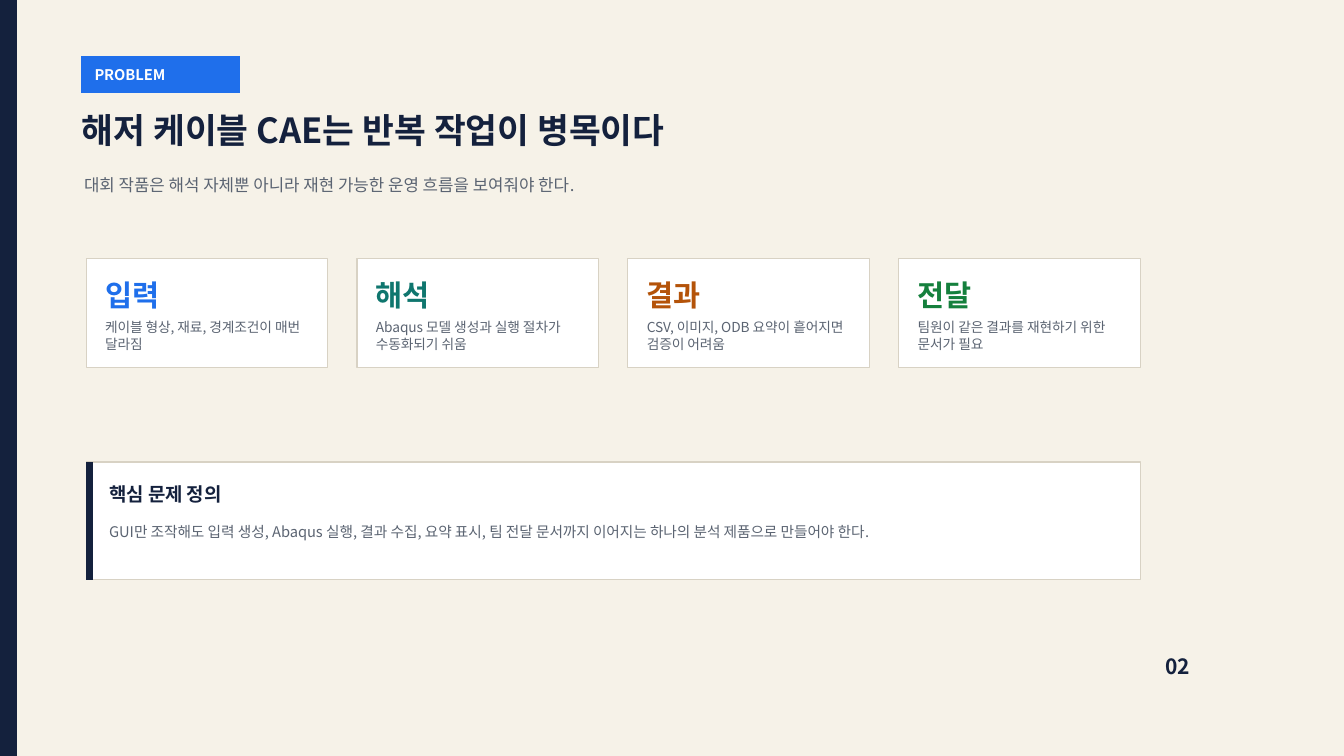
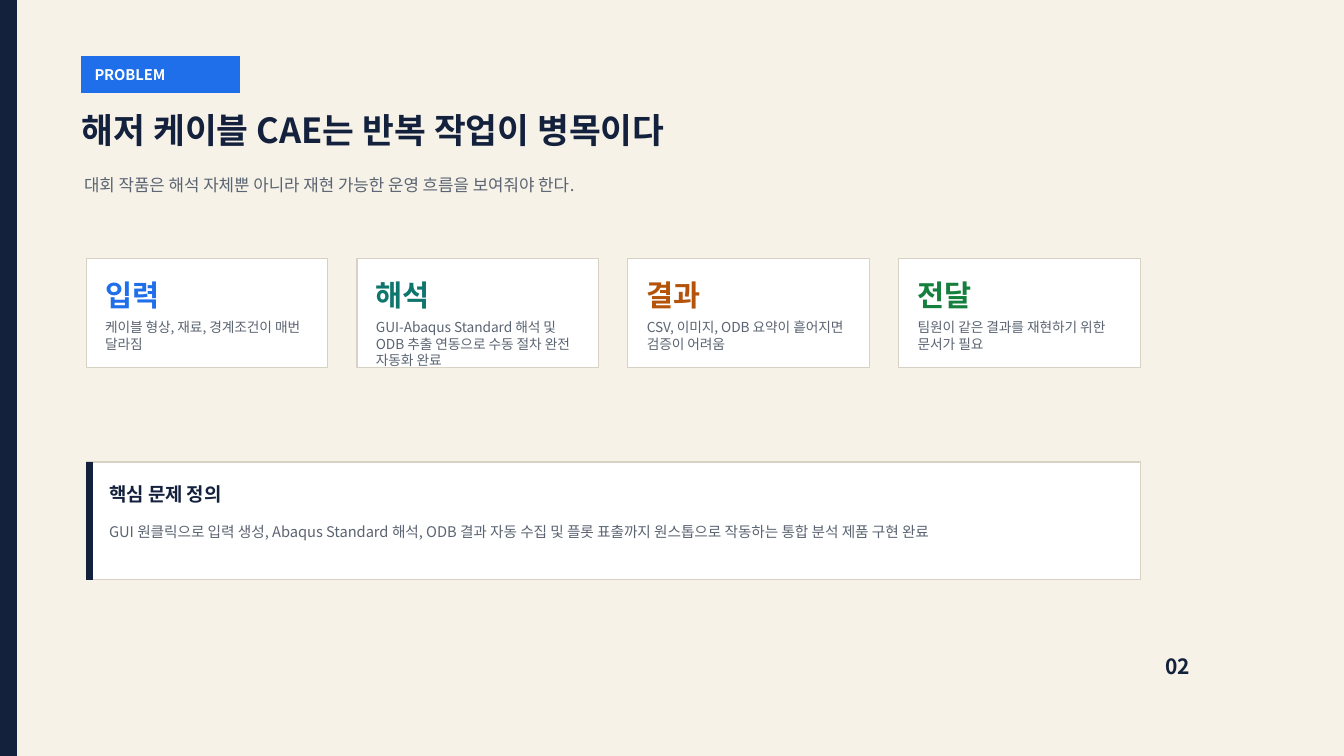
Before and after one commit to jhpark391-afk/SCLAS-cable-analysis, a slide deck: slide 2 of portfolio/SCLAS_Portfolio_Overview_KR.pptx. Drawn at 1344x756 pixels with LibreOffice and Linux fonts; fonts in the diff are those of the drawing. Boxes give left, top, right and bottom in pixels: in the first picture for what was removed or moved away, otherwise in the second. Text is boxed around its words. In the diff, an @@ line names an element or a change of style, - is before the commit and + after.

```diff
--- a/portfolio/SCLAS_Portfolio_Overview_KR.pptx
+++ b/portfolio/SCLAS_Portfolio_Overview_KR.pptx
@@ text in rectangle at box(376, 320, 570, 368): text changed @@
-Abaqus 모델 생성과 실행 절차가 수동화되기 쉬움
+GUI-Abaqus Standard 해석 및 ODB 추출 연동으로 수동 절차 완전 자동화 완료
@@ text in rectangle at box(109, 524, 929, 541): text changed @@
-GUI만 조작해도 입력 생성, Abaqus 실행, 결과 수집, 요약 표시, 팀 전달 문서까지 이어지는 하나의 분석 제품으로 만들어야 한다.
+GUI 원클릭으로 입력 생성, Abaqus Standard 해석, ODB 결과 자동 수집 및 플롯 표출까지 원스톱으로 작동하는 통합 분석 제품 구현 완료
```
Also in this commit, not shown: 5 other slides changed.
